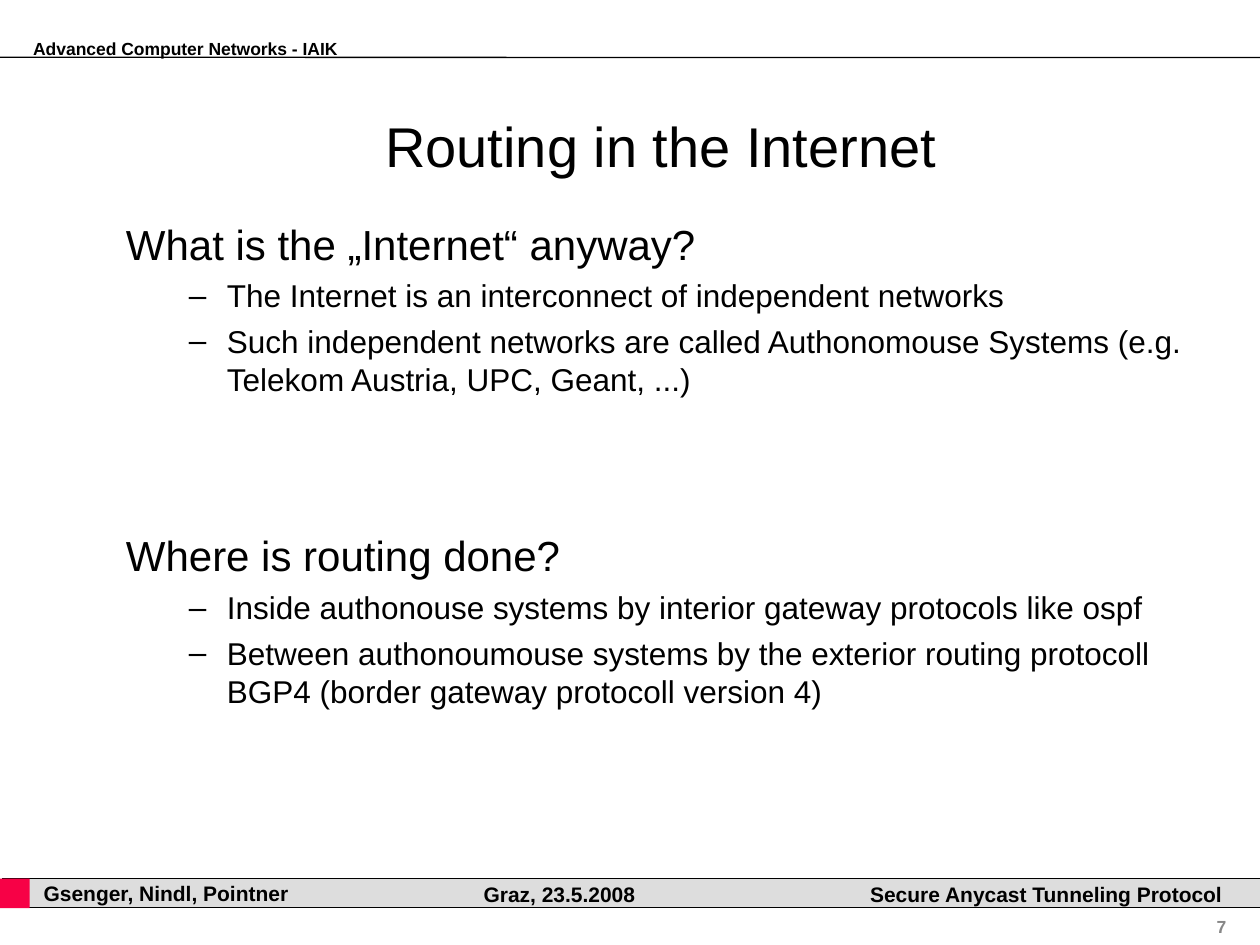
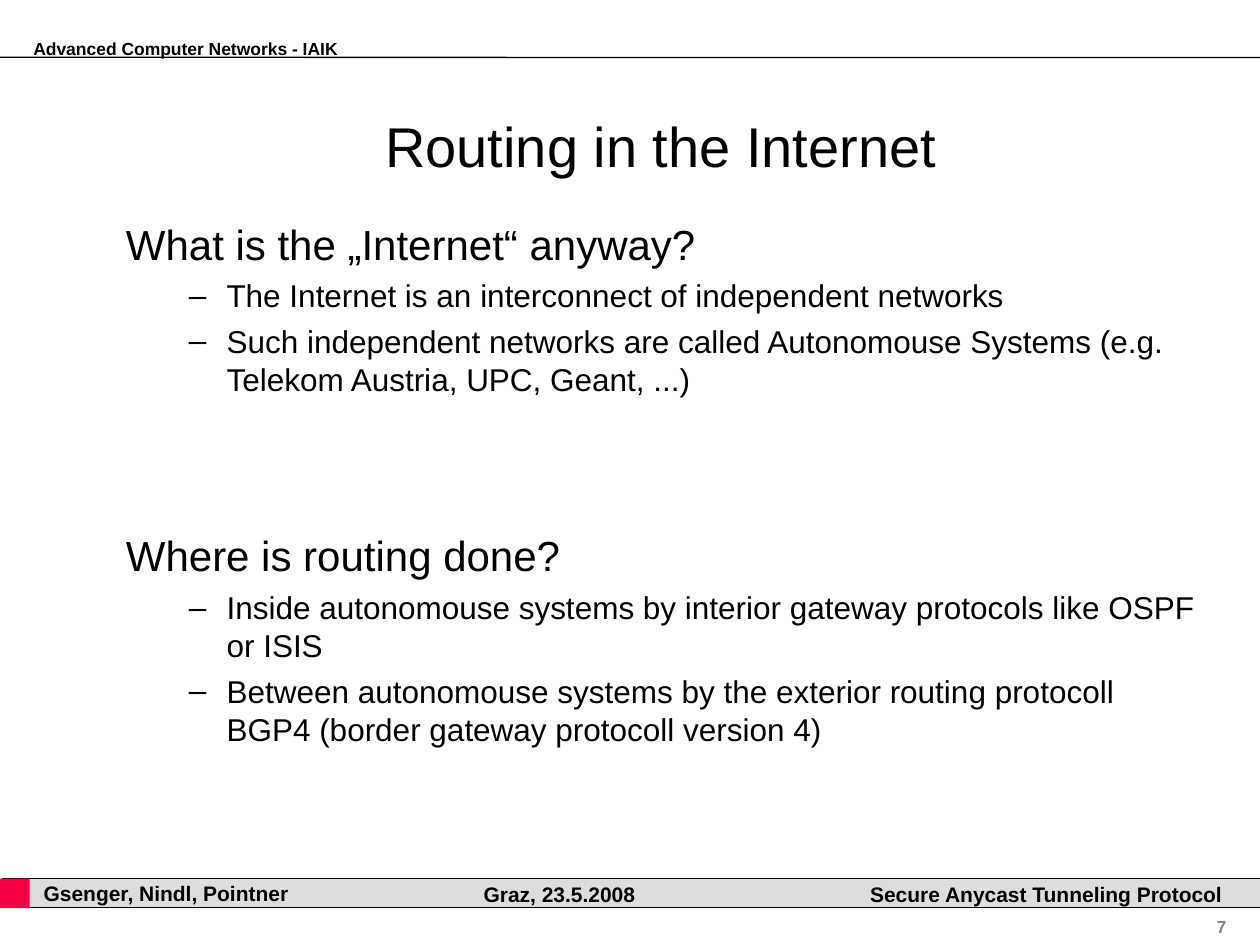
Before and after one commit to pyhedgehog/anytun, a slide deck: slide 7 of papers/acn.ppt. Drawn at 1260x945 pixels with LibreOffice and Linux fonts; fonts in the diff are those of the drawing; background and template pictures are left out. Boxes give left, top, right and bottom in pixels: in the first picture for what was removed or moved away, otherwise in the second. Text is boxed around its words. In the diff, an @@ line names an element or a change of style, - is before the commit and + after.

```diff
--- a/papers/acn.ppt
+++ b/papers/acn.ppt
@@ text at [227, 330, 1163, 395]: text changed @@
-  – Such independent networks are called Authonomouse Systems (e.g. Telekom Austria, UPC, Geant, ...)
+  – Such independent networks are called Autonomouse Systems (e.g. Telekom Austria, UPC, Geant, ...)
@@ text at [227, 596, 1194, 747]: text changed @@
-  – Inside authonouse systems by interior gateway protocols like ospf
-  – Between authonoumouse systems by the exterior routing protocoll BGP4 (border gateway protocoll version 4)
+  – Inside autonomouse systems by interior gateway protocols like OSPF or ISIS
+  – Between autonomouse systems by the exterior routing protocoll BGP4 (border gateway protocoll version 4)
```
Also in this commit, not shown: 7 other slides changed, 10 slides added.
